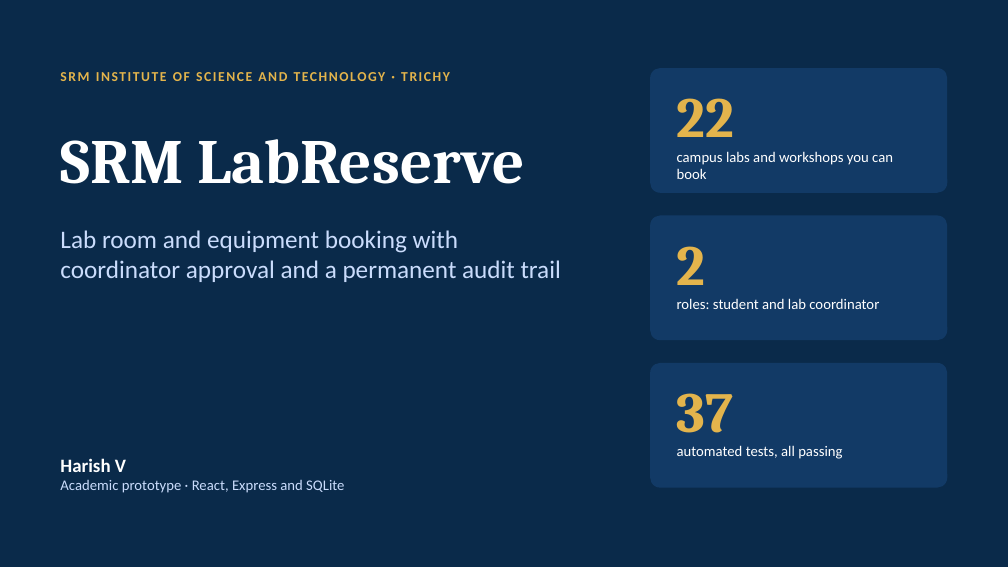
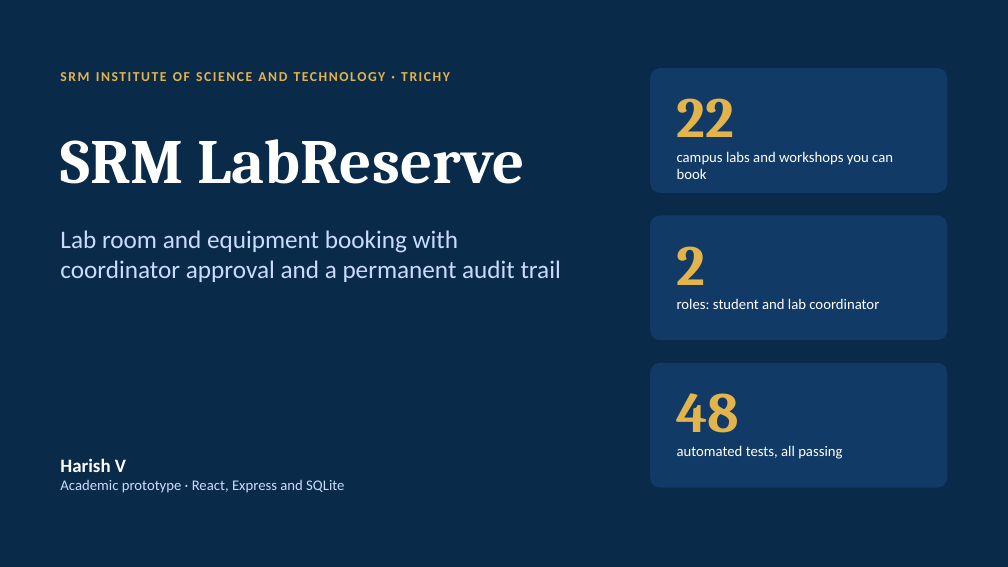
Before and after one commit to ZeonArc/booking, a slide deck: slide 1 of docs/SRM-LabReserve.pptx. Drawn at 1008x567 pixels with LibreOffice and Linux fonts; fonts in the diff are those of the drawing. Boxes give left, top, right and bottom in pixels: in the first picture for what was removed or moved away, otherwise in the second. Text is boxed around its words. In the diff, an @@ line names an element or a change of style, - is before the commit and + after.

```diff
--- a/docs/SRM-LabReserve.pptx
+++ b/docs/SRM-LabReserve.pptx
@@ text at <box>677,393,740,433</box>: text changed @@
-37
+48
```
Also in this commit, not shown: 2 other slides changed, 16 other files.
